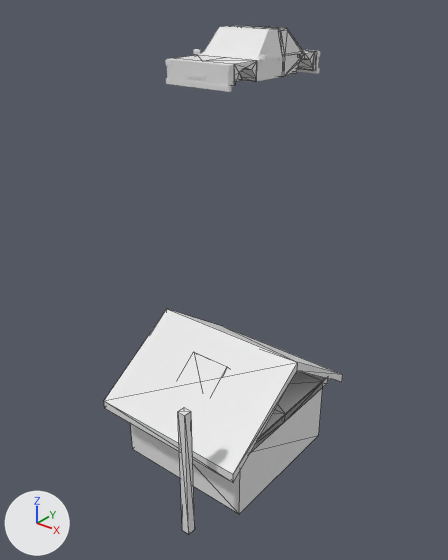
Two versions of the glTF model PMG/models/ProceduralModels.glb, one commit apart.
Camera for both pictures: a 50 mm camera at (4.59, -5.81, 6.27) aimed at (0.08, -0.18, 2.77). Every picture has the same lights, and +X, +Y and +Z are marked at lower left. The picture after the commit comes second. Mesh edges are drawn as thin lines on the coarser meshes. Where no turn or scale is listed for an object, it has been applied to the vertices.

In view in the first picture: 'Car.1', 'Car.2', 'Car.3', 'Car.5', 'House.Body', 'House.Light', 'House.Roof.Flat', 'House.Roof.Slanted', 'House.Window' and 3 more.
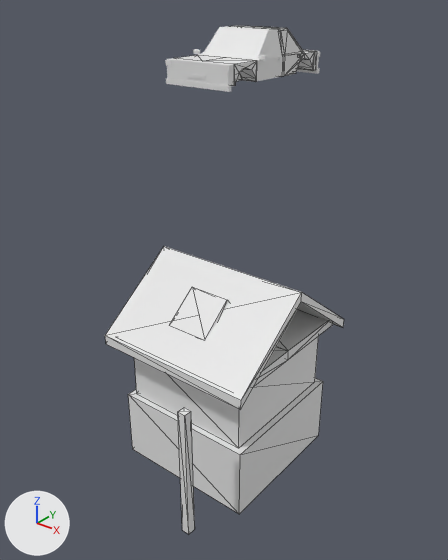
Changed parts and their boxes (x1, y1, x2, y2) in the pictures (448 x 560 px):
'House.Roof.Slanted', moved, rescaled: before (104, 309, 343, 482); after (105, 246, 344, 410)
'House.ExtraFloor', added: after (134, 337, 318, 448)
'House.Roof.Flat', moved: before (252, 371, 328, 451); after (255, 310, 333, 385)
'House.Window', moved: before (186, 352, 228, 380); after (170, 287, 229, 341)

The change, as a list of edits to the scene's bpy script:
```text
Add me_cube_011:
    me_cube_011.from_pydata(...)  # a box spanning x -0.91..0.91, y -0.91..0.91, z 0.0..0.91
Change ob_house_roof_slanted:
    ob_house_roof_slanted.location: (0.0, -0.01, 1.15) -> (0.0, -0.01, 2.15)
    ob_house_roof_slanted.scale: (1.14, 1.16, 0.0664) -> (1.14, 1.05, 0.0664)
Change ob_house_roof_flat:
    ob_house_roof_flat.location: (0.0, -0.01, 1.15) -> (0.0, -0.01, 2.15)
Change ob_house_window:
    ob_house_window.location: (0.0, -0.58, 1.41) -> (0.0, -0.58, 2.41)
Add ob_house_extrafloor:
    ob_house_extrafloor = bpy.data.objects.new('House.ExtraFloor', me_cube_011)
    ob_house_extrafloor.location = (0.0, -0.01, 0.96)
```
